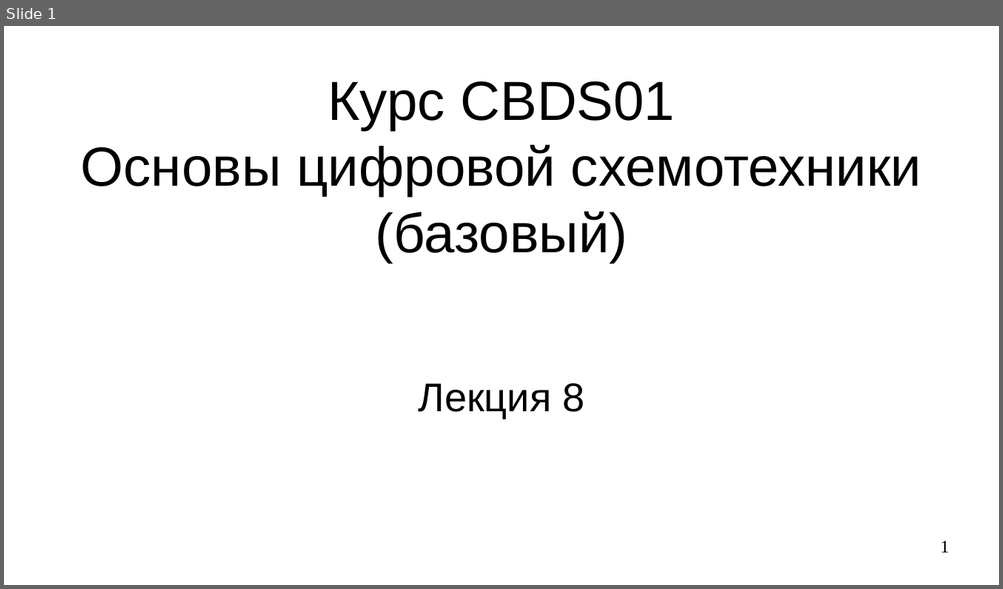
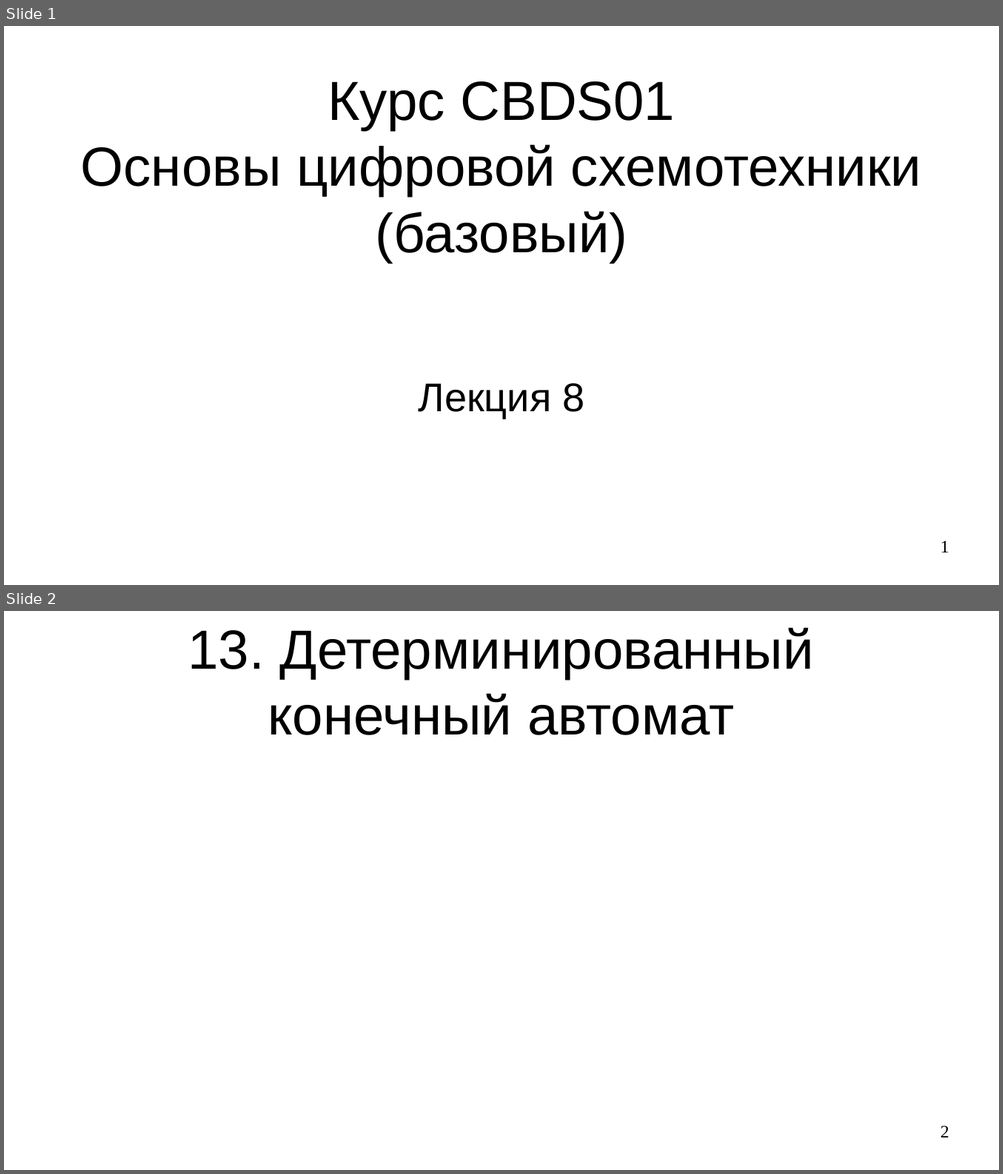
Before and after one commit to steelcraft/stud-lab, a slide deck: Лекции/СBDS01#L8.odp. Shown one above the other, each under a label of ours: slide 1 before the commit, slides 1 and 2 after it. The pictures are 1003x589 and 1003x1174 pixels, drawn with LibreOffice and Linux fonts; fonts in the diff are those of the drawing. Boxes give left, top, right and bottom in pixels: in the first picture for what was removed or moved away, otherwise in the second. Text is boxed around its words. In the diff, an @@ line names an element or a change of style, - is before the commit and + after.

```diff
--- a/Лекции/СBDS01#L8.odp
+++ b/Лекции/СBDS01#L8.odp
@@ slide 2 added at bbox=[4, 611, 999, 1170], background #FFFFFF @@
@@ title added at bbox=[188, 627, 814, 735], 44 pt, text #000000 @@
+13. Детерминированный
+конечный автомат
@@ page number added at bbox=[940, 1126, 949, 1138], 14 pt, text #000000 @@
+2
```
Also in this commit, not shown: 11 other slides added.
